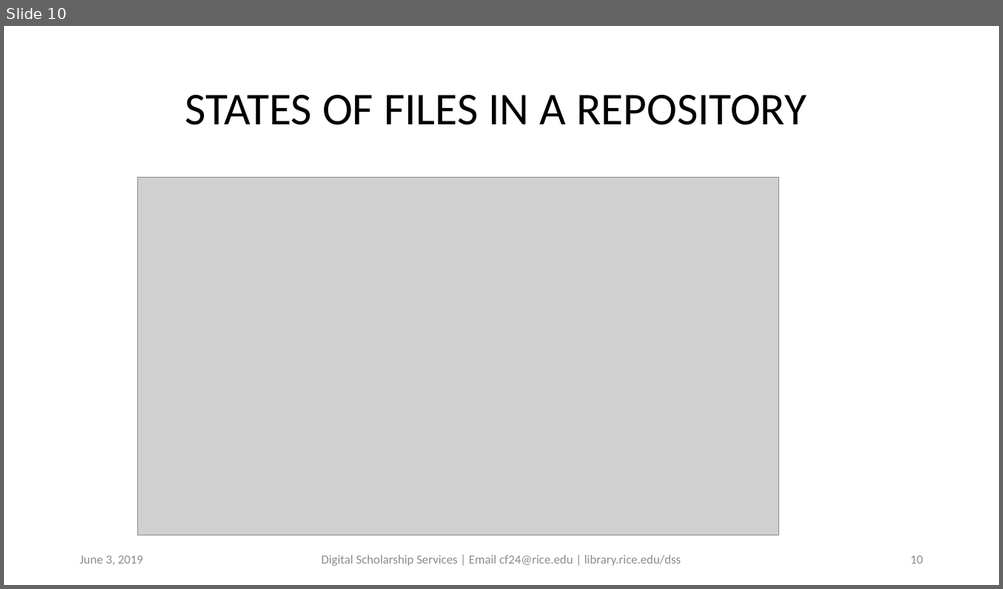
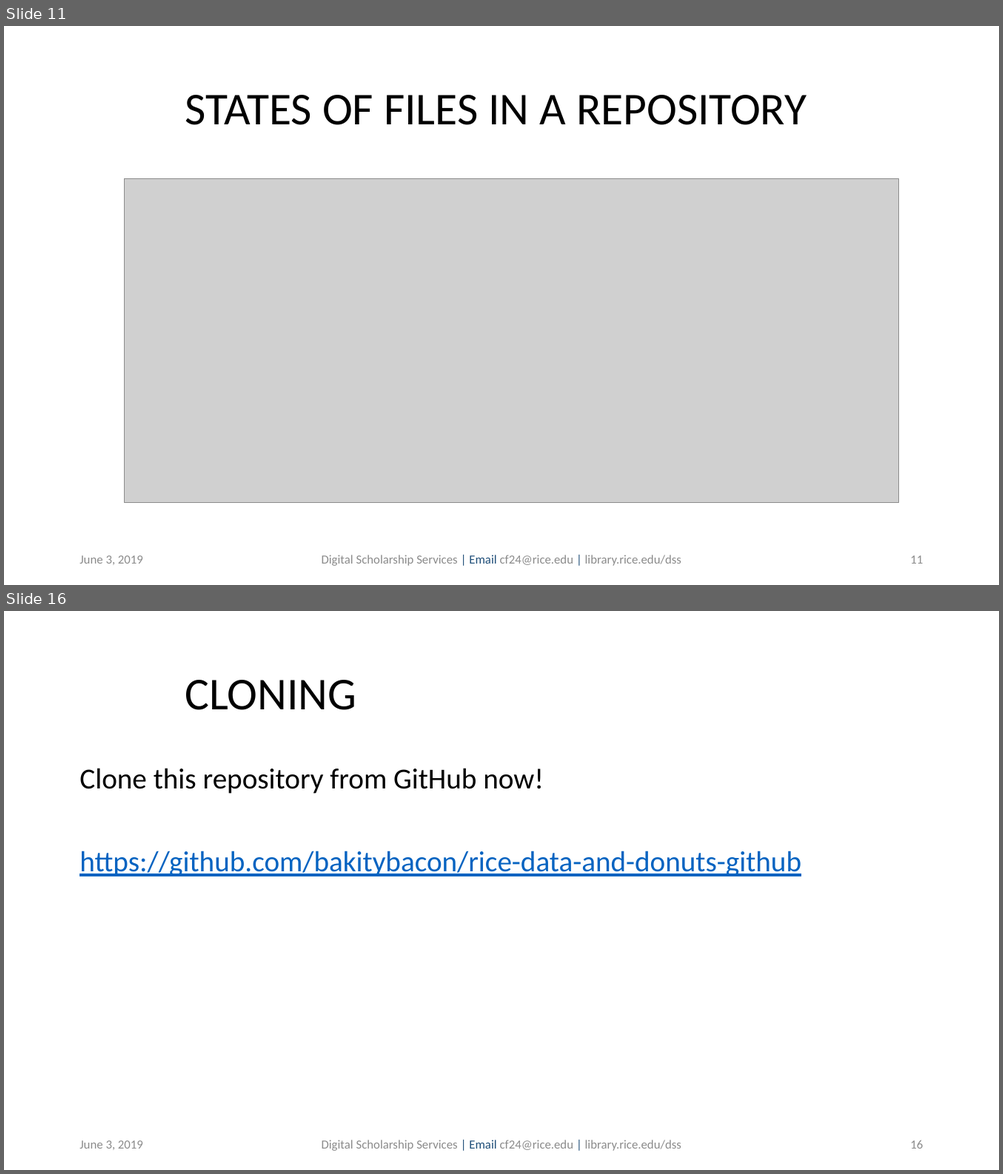
Before and after one commit to bakitybacon/rice-data-and-donuts, a slide deck: github/Introduction to Git & Github.pptx. Shown one above the other, each under a label of ours: slide 10 before the commit, slides 11 and 16 after it; the slides between them are not shown. The pictures are 1003x589 and 1003x1174 pixels, drawn with LibreOffice and Linux fonts; fonts in the diff are those of the drawing; grey boxes stand for pictures; background and template pictures are left out. Boxes give left, top, right and bottom in pixels: in the first picture for what was removed or moved away, otherwise in the second. Text is boxed around its words. In the diff, an @@ line names an element or a change of style, - is before the commit and + after.

```diff
--- a/github/Introduction to Git & Github.pptx
+++ b/github/Introduction to Git & Github.pptx
@@ slide 16 added at (x1=4, y1=611, x2=999, y2=1170), background #FFFFFF @@
@@ title added at (x1=185, y1=680, x2=356, y2=710), 44 pt, text #000000 @@
+CLONING
@@ text added at (x1=79, y1=768, x2=801, y2=877), 28 pt, text #0563C1, underline @@
+Clone this repository from GitHub now!
+https://github.com/bakitybacon/rice-data-and-donuts-github
@@ text added at (x1=79, y1=1141, x2=143, y2=1150), 12 pt, text #8C8C8C @@
+June 3, 2019
@@ text added at (x1=321, y1=1140, x2=681, y2=1151), 12 pt, text #8C8C8C @@
+Digital Scholarship Services | Email cf24@rice.edu | library.rice.edu/dss
@@ page number added at (x1=910, y1=1141, x2=922, y2=1149), 12 pt, text #8C8C8C @@
+16
@@ what was slide 10 is now slide 11 @@
@@ slide 11 changed as well @@
@@ picture resized from (x1=137, y1=178, x2=779, y2=536) to (x1=124, y1=179, x2=899, y2=503) @@
@@ text "Digital Scholarship Services | Email ..." at (x1=321, y1=555, x2=681, y2=566): text colour #8C8C8C to #1F4E79 in "| Email |" @@
@@ page number at (x1=910, y1=556, x2=922, y2=564): text changed @@
-10
+11
```
Also in this commit, not shown: 8 other slides changed, 18 other slides added.
